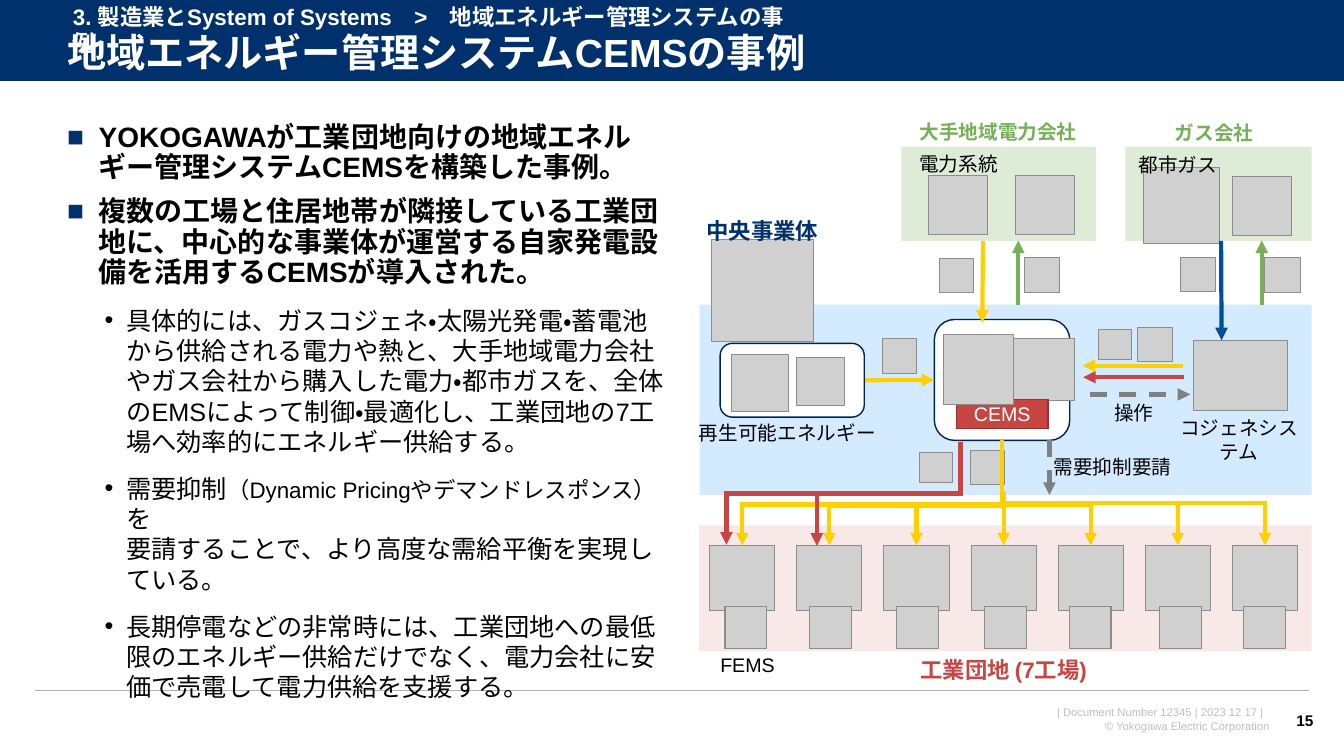
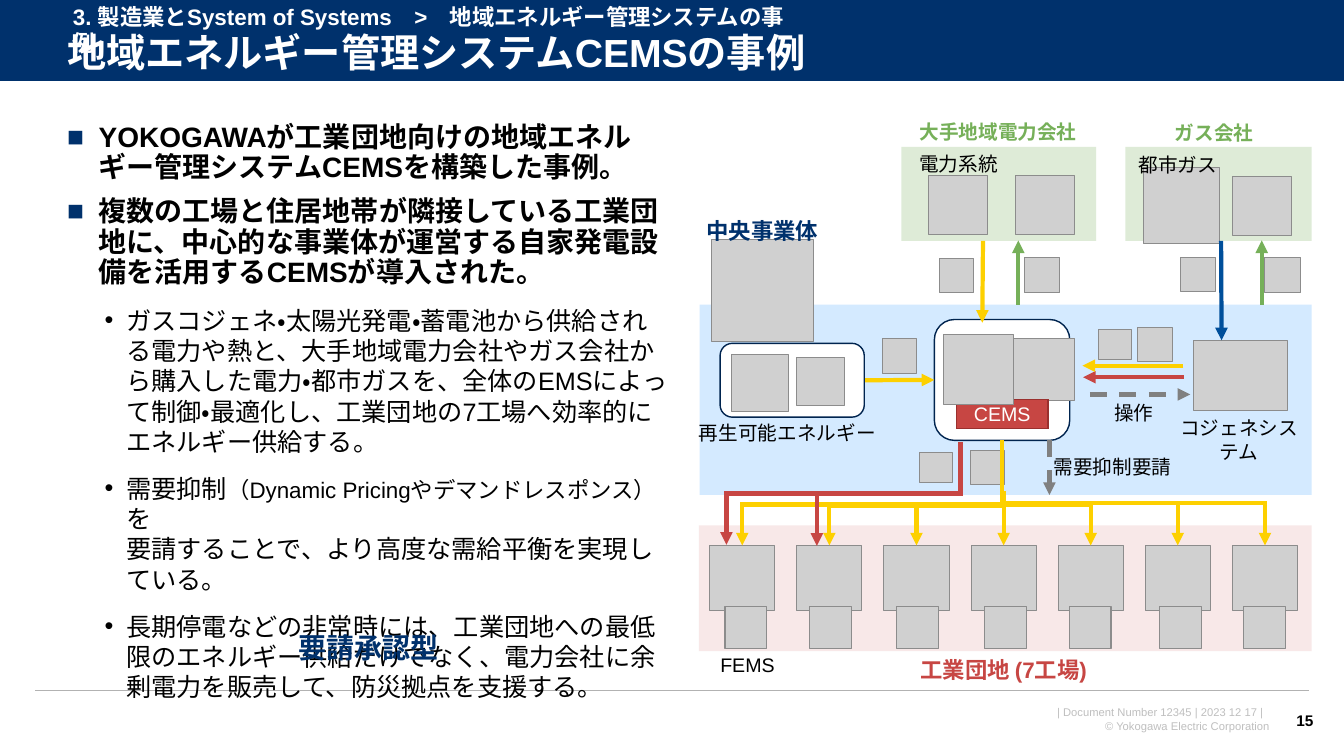
Before and after one commit to watarukumagai-git/opt, a slide deck: slide 15 of SoS/conf2023/231217_横幹連合コンファレンス_熊谷.pptx. Drawn at 1344x756 pixels with LibreOffice and Linux fonts; fonts in the diff are those of the drawing; grey boxes stand for pictures; background and template pictures are left out. Boxes give left, top, right and bottom in pixels: in the first picture for what was removed or moved away, otherwise in the second. Text is boxed around its words. In the diff, an @@ line names an element or a change of style, - is before the commit and + after.

```diff
--- a/SoS/conf2023/231217_横幹連合コンファレンス_熊谷.pptx
+++ b/SoS/conf2023/231217_横幹連合コンファレンス_熊谷.pptx
@@ text at <box>126,308,667,453</box>: text changed @@
-  • 具体的には、ガスコジェネ・太陽光発電・蓄電池から供給される電力や熱と、大手地域電力会社やガス会社から購入した電力・都市ガスを、全体のEMSによって制御・最適化し、工業団地の7工場へ効率的にエネルギー供給する。
+  • ガスコジェネ・太陽光発電・蓄電池から供給される電力や熱と、大手地域電力会社やガス会社から購入した電力・都市ガスを、全体のEMSによって制御・最適化し、工業団地の7工場へ効率的にエネルギー供給する。
@@ text at <box>126,614,655,698</box>: text changed @@
-  • 長期停電などの非常時には、工業団地への最低限のエネルギー供給だけでなく、電力会社に安価で売電して電力供給を支援する。
+  • 長期停電などの非常時には、工業団地への最低限のエネルギー供給だけでなく、電力会社に余剰電力を販売して、防災拠点を支援する。
@@ text added at <box>298,630,438,666</box>, 20 pt, text #00316C, bold @@
+要請承認型
```
Also in this commit, not shown: 12 other slides changed, 3 slides added, 2 slides removed.
